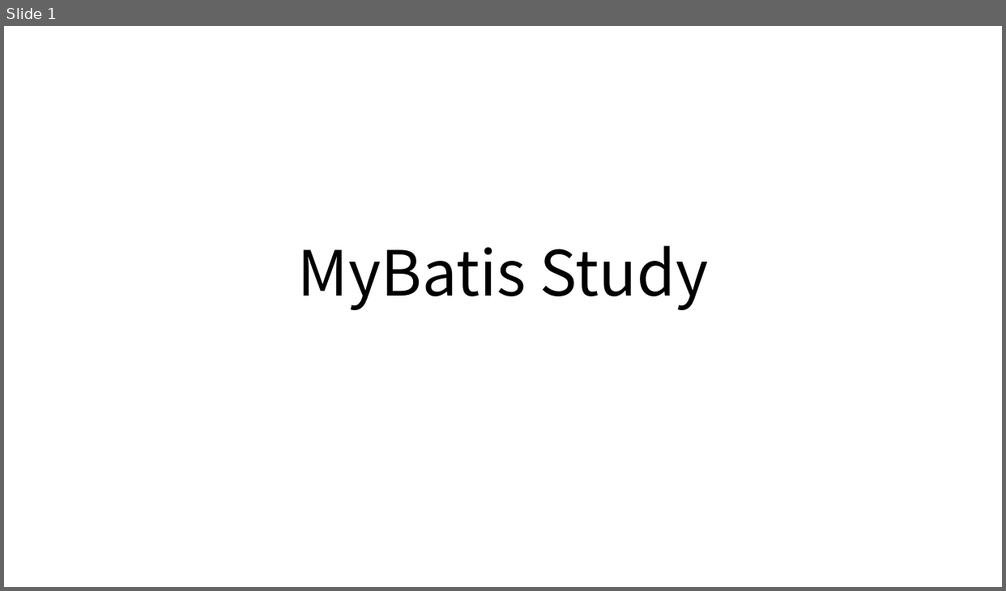
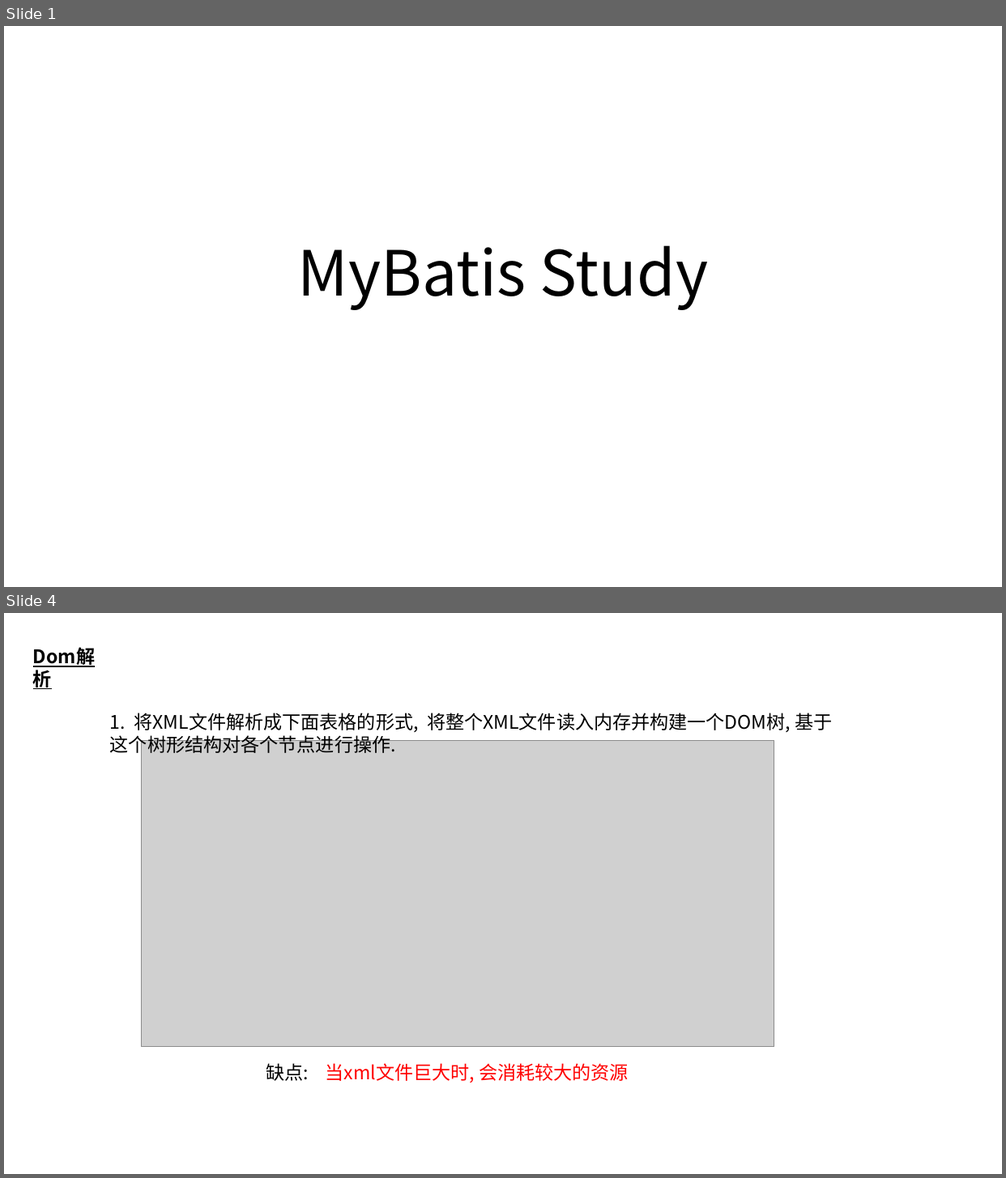
Before and after one commit to luchaojun/ChaojunStudy, a slide deck: JavaStudy/MyBatis/MyBatisStudyNote/MyBatisStudyNote.pptx. Shown one above the other, each under a label of ours: slide 1 before the commit, slides 1 and 4 after it; the slides between them are not shown. The pictures are 1006x591 and 1006x1178 pixels, drawn with LibreOffice and Linux fonts; fonts in the diff are those of the drawing; grey boxes stand for pictures. Boxes give left, top, right and bottom in pixels: in the first picture for what was removed or moved away, otherwise in the second. Text is boxed around its words. In the diff, an @@ line names an element or a change of style, - is before the commit and + after.

```diff
--- a/JavaStudy/MyBatis/MyBatisStudyNote/MyBatisStudyNote.pptx
+++ b/JavaStudy/MyBatis/MyBatisStudyNote/MyBatisStudyNote.pptx
@@ slide 4 added at <box>4,613,1002,1174</box>, background #FFFFFF @@
@@ text added at <box>26,641,120,671</box>, 18 pt, text #000000, bold, underline @@
+Dom解析
@@ text added at <box>110,713,832,756</box>, 18 pt, text #000000 @@
+1. 将XML文件解析成下面表格的形式, 将整个XML文件读入内存并构建一个DOM树, 基于这个树形结构对各个节点进行操作.
@@ picture added at <box>142,741,774,1047</box> @@
@@ text added at <box>266,1063,629,1083</box>, 18 pt, text #FF0000 @@
+缺点: 当xml文件巨大时, 会消耗较大的资源
```
Also in this commit, not shown: 1 slide changed, 2 other slides added, 1 slide removed.
